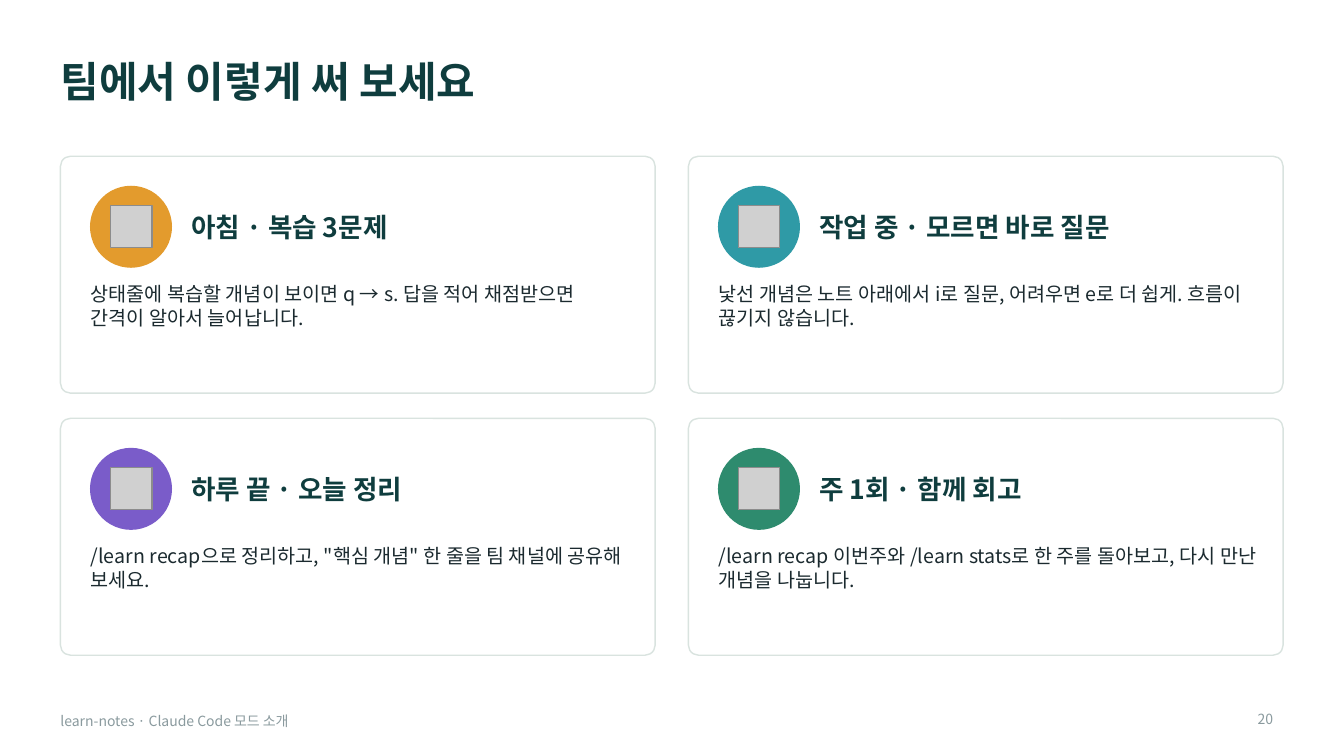
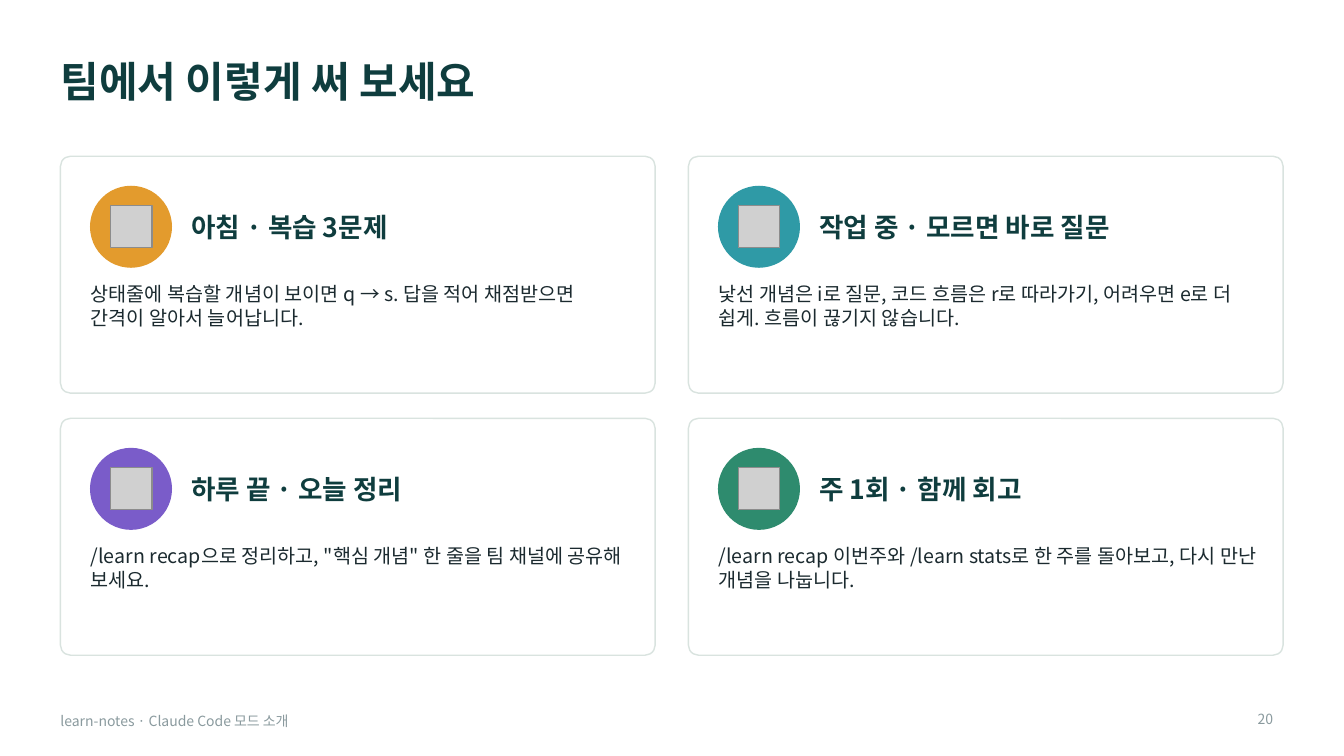
Before and after one commit to Owen-YC/learn-notes, a slide deck: slide 20 of docs/team/learn-notes-intro.pptx. Drawn at 1344x756 pixels with LibreOffice and Linux fonts; fonts in the diff are those of the drawing; grey boxes stand for pictures. Boxes give left, top, right and bottom in pixels: in the first picture for what was removed or moved away, otherwise in the second. Text is boxed around its words. In the diff, an @@ line names an element or a change of style, - is before the commit and + after.

```diff
--- a/docs/team/learn-notes-intro.pptx
+++ b/docs/team/learn-notes-intro.pptx
@@ text at box(719, 284, 1231, 327): text changed @@
-낯선 개념은 노트 아래에서 i로 질문, 어려우면 e로 더 쉽게. 흐름이 끊기지 않습니다.
+낯선 개념은 i로 질문, 코드 흐름은 r로 따라가기, 어려우면 e로 더 쉽게. 흐름이 끊기지 않습니다.
```
Also in this commit, not shown: 5 other slides changed, 18 other files.
